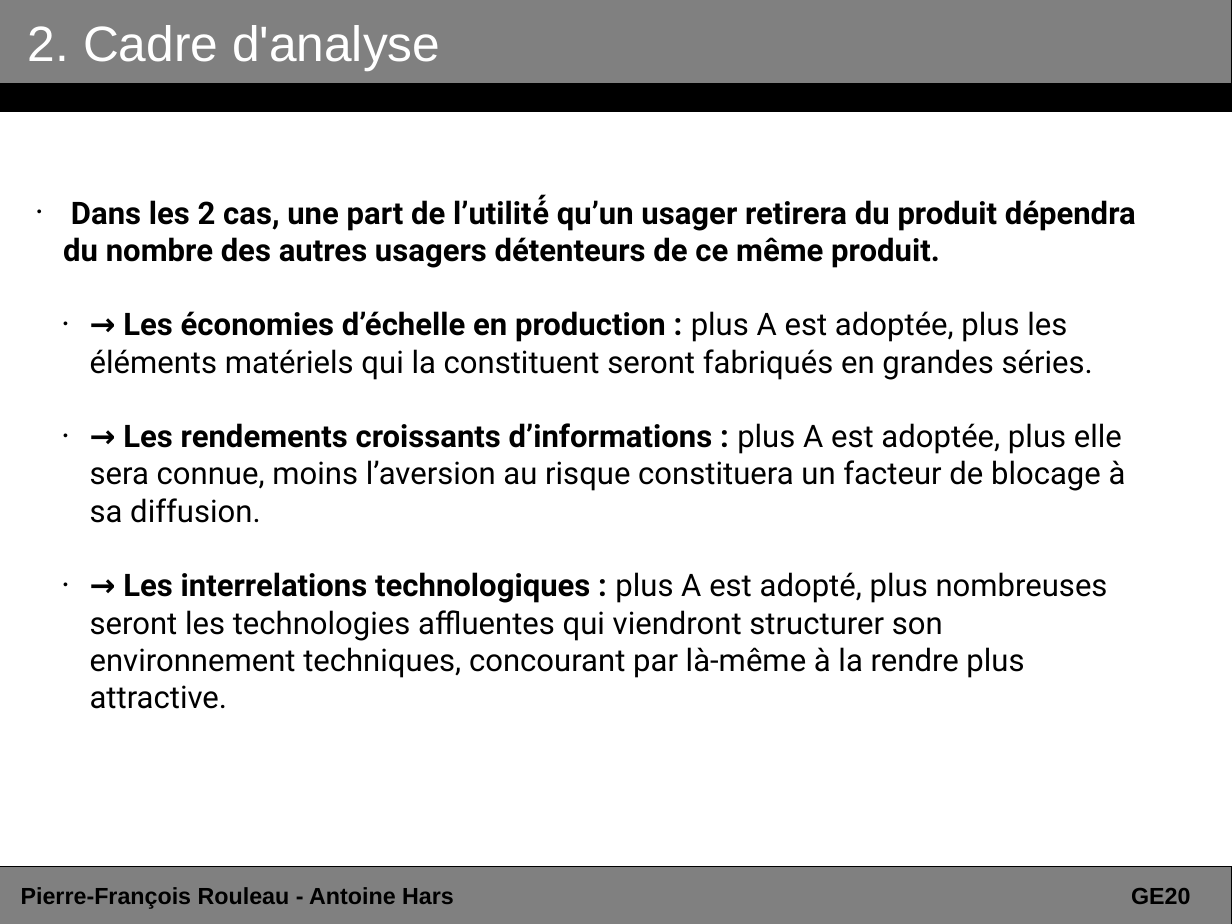
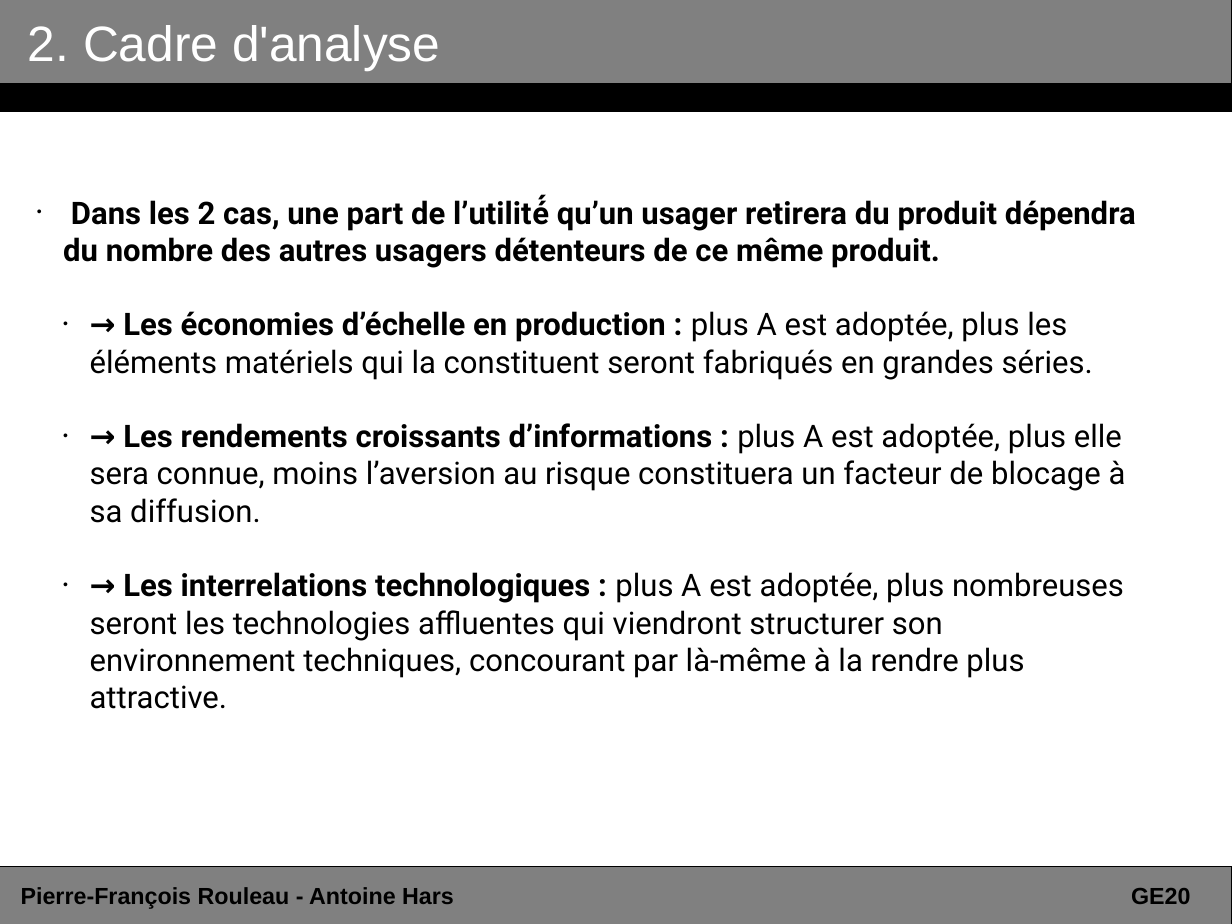
Before and after one commit to ahars/ge20, a slide deck: slide 11 of presentation_dropbox.odp. Drawn at 1232x924 pixels with LibreOffice and Linux fonts; fonts in the diff are those of the drawing. Boxes give left, top, right and bottom in pixels: in the first picture for what was removed or moved away, otherwise in the second. Text is boxed around its words. In the diff, an @@ line names an element or a change of style, - is before the commit and + after.

Commit message:
fin powerpoint

```diff
--- a/presentation_dropbox.odp
+++ b/presentation_dropbox.odp
@@ subtitle at [90, 572, 1124, 709]: text changed @@
-  • → Les interrelations technologiques : plus A est adopté, plus nombreuses seront les technologies affluentes qui viendront structurer son environnement techniques, concourant par là-même à la rendre plus attractive.
+  • → Les interrelations technologiques : plus A est adoptée, plus nombreuses seront les technologies affluentes qui viendront structurer son environnement techniques, concourant par là-même à la rendre plus attractive.
```
Also in this commit, not shown: 7 other slides changed, 3 slides added, 2 other files.
